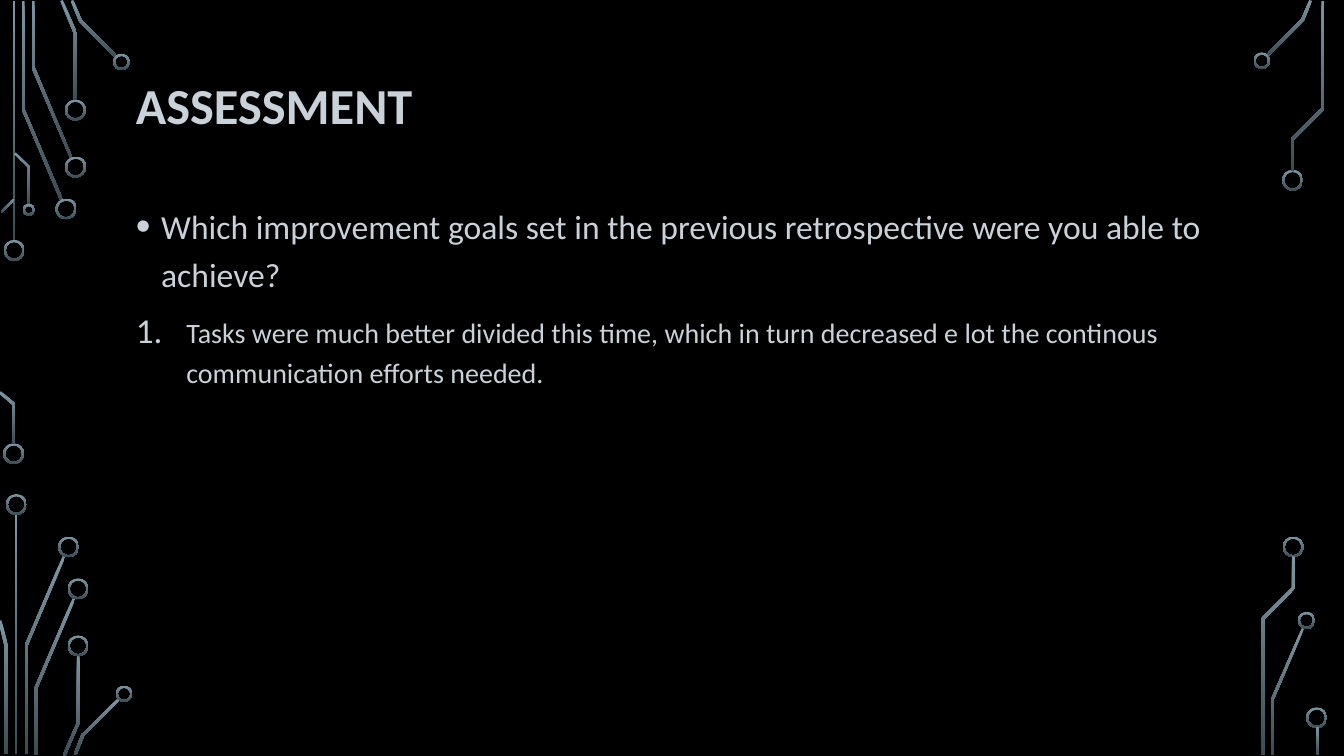
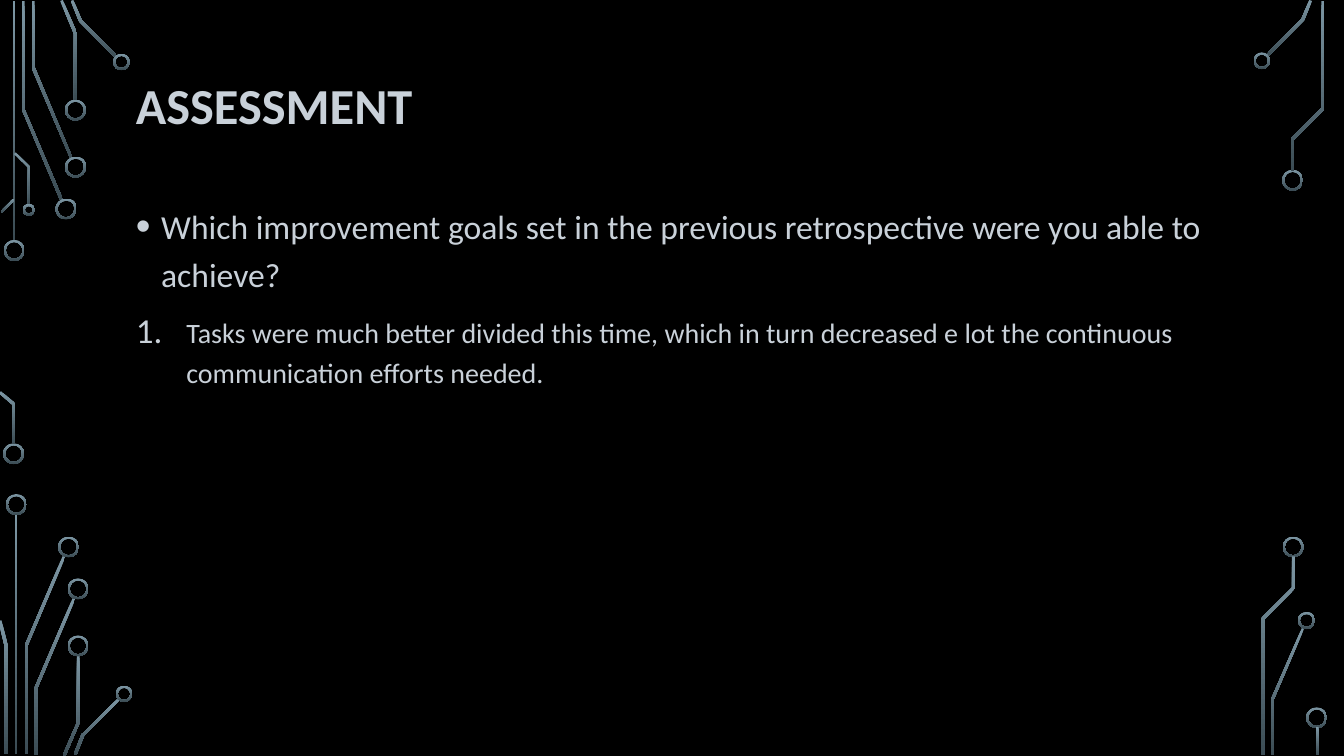
Before and after one commit to HeydarliAtabay/SolidarityPurchasingGroup, a slide deck: slide 14 of Retrospective/Sprint 1 - Retrospective.pptx. Drawn at 1344x756 pixels with LibreOffice and Linux fonts; fonts in the diff are those of the drawing; background and template pictures are left out. Boxes give left, top, right and bottom in pixels: in the first picture for what was removed or moved away, otherwise in the second. Text is boxed around its words. In the diff, an @@ line names an element or a change of style, - is before the commit and + after.

```diff
--- a/Retrospective/Sprint 1 - Retrospective.pptx
+++ b/Retrospective/Sprint 1 - Retrospective.pptx
@@ text at [186,323,1172,383]: text changed @@
-1. Tasks were much better divided this time, which in turn decreased e lot the continous communication efforts needed.
+1. Tasks were much better divided this time, which in turn decreased e lot the continuous communication efforts needed.
```
Also in this commit, not shown: 3 other slides changed, 1 other file.
